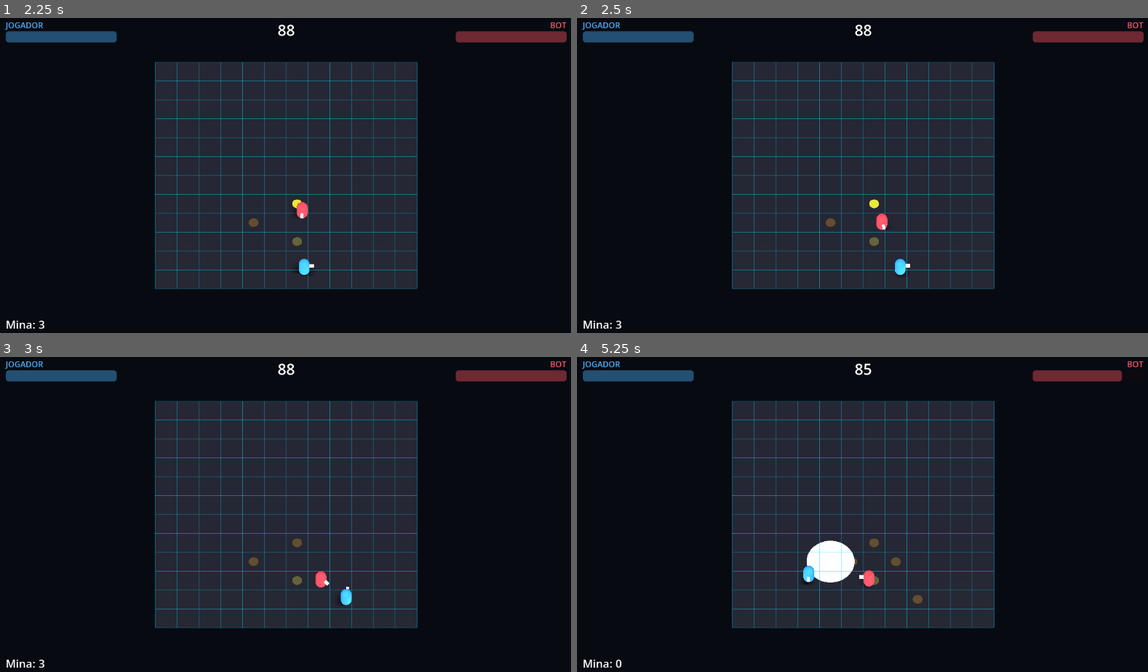
Above: before the commit, frames 1-4 (two rows, left to right).
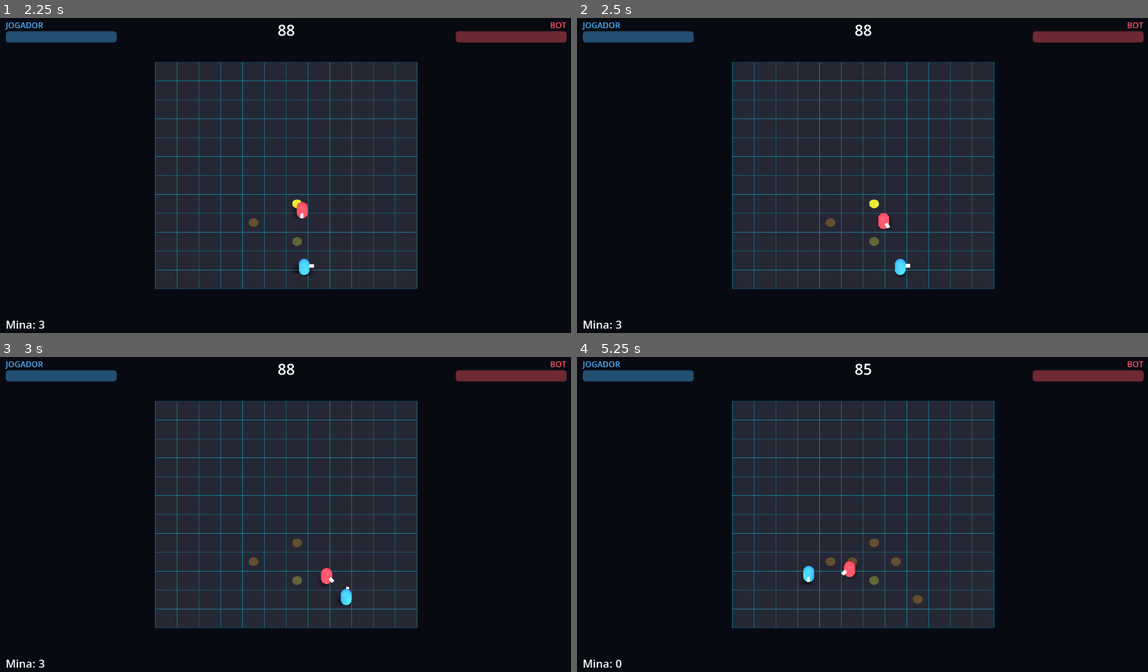
Above: after the commit, the same moments.

Repository: Philipe91/GamePh
Game: Godot game, scene res://scenes/arena/arena.tscn
Same seed, same stepped clock (60 frames per second), same inputs: the game is played once before the commit and once after it.
Inputs (mouse positions are in pixels of both pictures, inside the frame that each line leads up to):
- Up to frame 1 (2.25 s): move the mouse to (416, 159) at 0.52 s; hold D 0.53-1.28 s; hold F 0.53-1.28 s; click (416, 159) at 0.67 s; tap Space at 0.77, 1.52 s; move the mouse to (171, 191) at 1.27 s; hold S 1.28-2.03 s; tap E at 1.35 s; move the mouse to (342, 103) at 2.02 s; hold D from 2.03 s (still down); hold Q from 2.03 s (still down)
- Up to frame 2 (2.5 s): keep holding D; keep holding Q
- Up to frame 3 (3 s): move the mouse to (256, 580) at 2.77 s; release D at 2.78 s; release Q at 2.78 s; hold W from 2.78 s (still down); tap Tab at 2.85 s; click (256, 580) at 2.92 s
- Up to frame 4 (5.25 s): tap Space at 3.02, 3.77, 4.52 s; move the mouse to (1039, 564) at 3.52 s; release W at 3.53 s; hold C 3.53-4.28 s; hold A 3.53-5.03 s; move the mouse to (691, 464) at 4.27 s; tap R at 4.35 s; move the mouse to (891, 514) at 5.02 s; hold S from 5.03 s (still down); hold F from 5.03 s (still down); click (891, 514) at 5.17 s

Frame 1 is identical in both runs. In frame 2, less than 0.1% of the frame differs, in the area x 52-55%, y 61-68%; in frame 3, 0.1%; in frame 4, 1.1%, in the area x 40-100%, y 4-73%.

Commit message:
A1: IA do bot com faro de armadilhas (desvia das armadilhas do player) - Fase 3 completa
- bot.gd: _desvio_de_armadilhas() empurra a rota pra longe das armadilhas inimigas no
  raio 2.6m (PESO_DESVIO 1.6); o bot entorta a perseguicao em vez de pisar
- [decisao noturna] bot tem faro simples; Caution/desarme na IA fica pra fase futura
- teste headless cobre o desvio (sente perto, aponta pra longe, zero quando longe) 40/40
- PLANO_NOTURNO/PROGRESSO atualizados

Co-Authored-By: Claude Opus 4.8 (1M context) <noreply@anthropic.com>
Claude-Session: https://claude.ai/code/session_017sHpnVfEfAT8FgcHs6ZGHw

Diff:
--- a/scenes/arena/arena.gd
+++ b/scenes/arena/arena.gd
@@ -288,6 +288,20 @@
 	falhas += _checar("radial: selecionar_idx troca a selecao", player.selecao == player.ORDEM[2])
 	player.selecionar_idx(0)  # volta pra mina
 
+	# Bloco A (Fase 3): faro/desvio de armadilhas do player pela IA do bot.
+	bot.set_physics_process(false)
+	var coord_mina_a := Vector2i(9, 9)
+	player.inventario["mina"] = 4
+	player.global_position = GridManager.grid_to_world(coord_mina_a)
+	player.plantar("mina")                                  # mina do player (dono 1)
+	var pos_mina_a := GridManager.grid_to_world(coord_mina_a)
+	bot.global_position = pos_mina_a + Vector3(0.0, 0.0, -1.5)  # bot dentro do raio de faro
+	var desvio_a: Vector3 = bot._desvio_de_armadilhas()
+	falhas += _checar("bot sente a armadilha do player", desvio_a.length() > 0.0)
+	falhas += _checar("bot desvia pra LONGE da armadilha", (bot.global_position - pos_mina_a).dot(desvio_a) > 0.0)
+	bot.global_position = GridManager.grid_to_world(Vector2i(0, 0))  # longe de tudo
+	falhas += _checar("sem armadilha perto, bot nao desvia", bot._desvio_de_armadilhas().length() < 0.001)
+
 	# Bloco 5: regras de vitória. Restaura os Healers (o bot levou as detonações do bloco 4).
 	player.healer = Combatente.HEALER_MAX
 	bot.healer = Combatente.HEALER_MAX
--- a/scenes/characters/bot.gd
+++ b/scenes/characters/bot.gd
@@ -7,6 +7,11 @@
 
 const VELOCIDADE: float = 5.0       # um pouco mais lento que o player (foge dá certo)
 const DIST_PARAR: float = 1.2       # encostou no alvo, para de empurrar
+## [decisão noturna 2026-06-18] O bot tem "faro" de armadilha: desvia das armadilhas
+## do player que estão a até este raio (m), em vez de pisar burramente. Deixa o jogo
+## mais difícil sem precisar do Caution Mode completo na IA (isso fica pra depois).
+const RAIO_DESVIO: float = 2.6
+const PESO_DESVIO: float = 1.6      # quão forte o desvio entorta a rota até o player
 
 # Plantio simples de minas (GDD 6.4): dá alvo real pro Caution Mode/Desarme do player.
 const CENA_ARMADILHA := preload("res://scenes/traps/armadilha.tscn")
@@ -32,7 +37,11 @@
 	para.y = 0.0
 	var vel := VELOCIDADE * fator_velocidade()  # slow do Gás
 	if para.length() > DIST_PARAR:
-		var d := para.normalized()
+		# Persegue o player, mas entorta a rota pra fugir das armadilhas dele (A1).
+		var rumo := para.normalized() + _desvio_de_armadilhas() * PESO_DESVIO
+		if rumo.length() < 0.05:
+			rumo = para.normalized()
+		var d := rumo.normalized()
 		velocity.x = d.x * vel
 		velocity.z = d.z * vel
 	else:
@@ -41,10 +50,25 @@
 	velocity.y = 0.0
 	move_and_slide()
 	position.y = ALTURA_PISO
-	if para.length() > 0.01:
+	if velocity.length() > 0.01:
 		rotation.y = lerp_angle(rotation.y, atan2(-velocity.x, -velocity.z), 0.2)
 	if _t_plantio <= 0.0:
 		_tentar_plantar_mina()
+
+
+## Soma de empurrões pra LONGE de cada armadilha do player no raio (faro do bot, A1).
+## Vetor nulo quando não há nada perto. Mais forte quanto mais perto da armadilha.
+func _desvio_de_armadilhas() -> Vector3:
+	var desvio := Vector3.ZERO
+	for a in get_tree().get_nodes_in_group("armadilhas"):
+		if not is_instance_valid(a) or int(a.dono_id) == id_jogador:
+			continue  # ignora as próprias; só foge das do inimigo (player)
+		var delta: Vector3 = global_position - a.global_position
+		delta.y = 0.0
+		var dist := delta.length()
+		if dist > 0.01 and dist < RAIO_DESVIO:
+			desvio += delta.normalized() * (1.0 - dist / RAIO_DESVIO)
+	return desvio
 
 
 ## Tenta plantar uma mina no tile atual (sem snap fino: usa o tile onde o bot está).
Not shown, changed: PROGRESSO.md
Not shown, changed: docs/PLANO_NOTURNO.md
